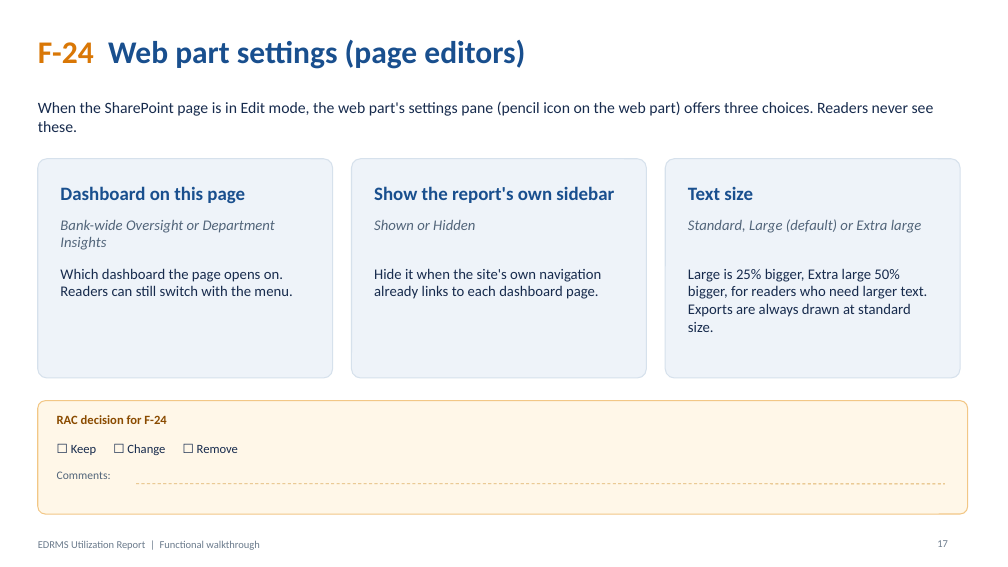
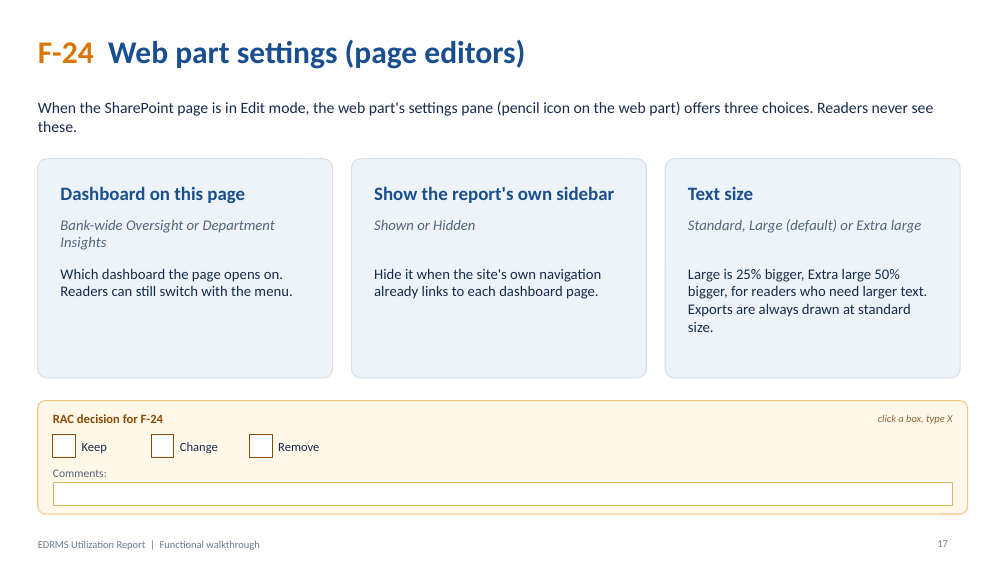
Before and after one commit to perezfiles01-droid/Jim, a slide deck: slide 17 of presentations/EDRMS_Utilization_Report_Walkthrough.pptx. Drawn at 1008x567 pixels with LibreOffice and Linux fonts; fonts in the diff are those of the drawing. Boxes give left, top, right and bottom in pixels: in the first picture for what was removed or moved away, otherwise in the second. Text is boxed around its words. In the diff, an @@ line names an element or a change of style, - is before the commit and + after.

```diff
--- a/presentations/EDRMS_Utilization_Report_Walkthrough.pptx
+++ b/presentations/EDRMS_Utilization_Report_Walkthrough.pptx
@@ text "RAC decision for F-24": place and size @@
-text "RAC decision for F-24" at (57, 415, 166, 424)
+text "RAC decision for F-24" at (53, 414, 163, 423)
@@ text added at (878, 415, 952, 424), 10 pt, text #8A6A3A, italic @@
+click a box, type X
@@ rectangle added at (53, 435, 76, 457), fill #FFFFFF, outline #8A4B00 1 pt @@
@@ text removed at (71, 444, 238, 455) @@
-☐ Keep ☐ Change ☐ Remove
@@ text added at (82, 443, 107, 453), 12 pt, text #172B4D @@
+Keep
@@ rectangle added at (151, 435, 174, 457), fill #FFFFFF, outline #8A4B00 1 pt @@
@@ text added at (180, 442, 218, 453), 12 pt, text #172B4D @@
+Change
@@ rectangle added at (250, 435, 272, 457), fill #FFFFFF, outline #8A4B00 1 pt @@
@@ text added at (278, 443, 319, 451), 12 pt, text #172B4D @@
+Remove
@@ text "Comments:": place and size @@
-text "Comments:" at (57, 471, 111, 479)
+text "Comments:" at (53, 469, 107, 477)
@@ rectangle added at (53, 482, 953, 505), fill #FFFFFF, outline #E0B36A 0.75 pt @@
@@ line removed from (136, 484) to (945, 484) @@
```
Also in this commit, not shown: 44 other slides changed, 1 other file.
